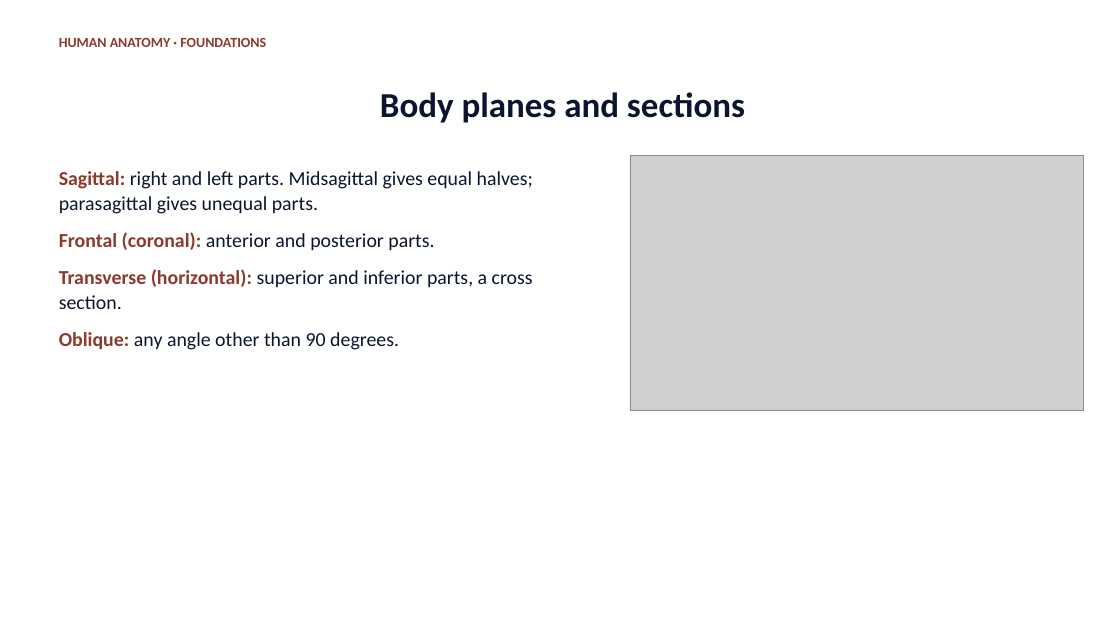
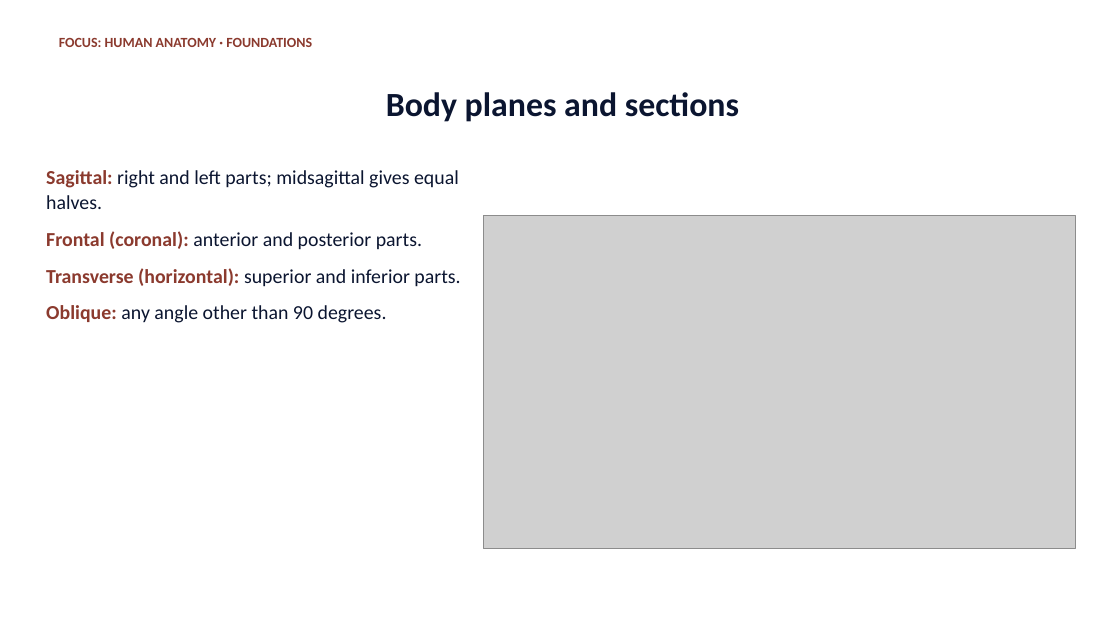
Before and after one commit to drsrennie-stack/A-P-lecture-core, a slide deck: slide 8 of Foundations-Human-Anatomy.pptx. Drawn at 1120x630 pixels with LibreOffice and Linux fonts; fonts in the diff are those of the drawing; grey boxes stand for pictures. Boxes give left, top, right and bottom in pixels: in the first picture for what was removed or moved away, otherwise in the second. Text is boxed around its words. In the diff, an @@ line names an element or a change of style, - is before the commit and + after.

```diff
--- a/Foundations-Human-Anatomy.pptx
+++ b/Foundations-Human-Anatomy.pptx
@@ text at [59, 38, 312, 47]: text changed @@
-HUMAN ANATOMY · FOUNDATIONS
+FOCUS: HUMAN ANATOMY · FOUNDATIONS
@@ title "Body planes and sections" at [386, 92, 739, 122]: size 30 to 29 pt @@
@@ text at [46, 170, 459, 209]: text changed @@
-Sagittal: right and left parts. Midsagittal gives equal halves; parasagittal gives unequal parts.
+Sagittal: right and left parts; midsagittal gives equal halves.
@@ text "Sagittal: right and left parts; ...": place and size @@
-text "Sagittal: right and left parts; ..." at [59, 171, 533, 350]
+text "Sagittal: right and left parts; ..." at [46, 170, 460, 323]
@@ text at [46, 231, 422, 323]: line spacing 1.06 to 1.05 @@
@@ picture: place and size @@
-picture at [630, 155, 1084, 411]
+picture at [483, 216, 1075, 549]
@@ text at [46, 268, 460, 287]: text changed @@
-Transverse (horizontal): superior and inferior parts, a cross section.
+Transverse (horizontal): superior and inferior parts.
```
Also in this commit, not shown: 21 other slides changed, 1 slide added, 5 slides removed, 1 other file.
